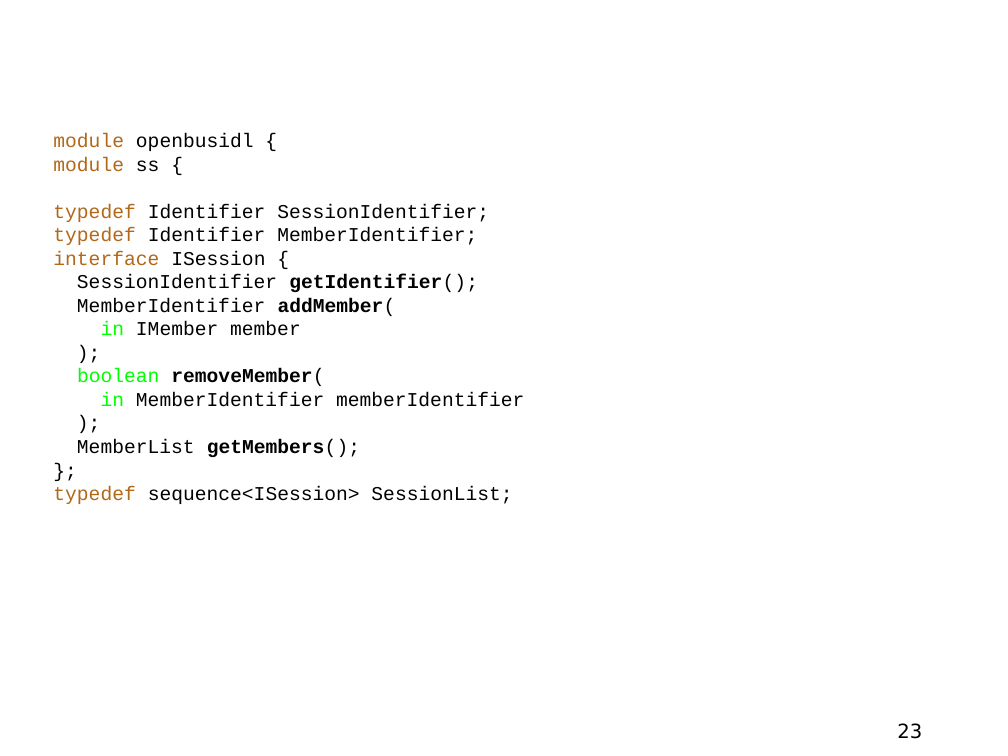
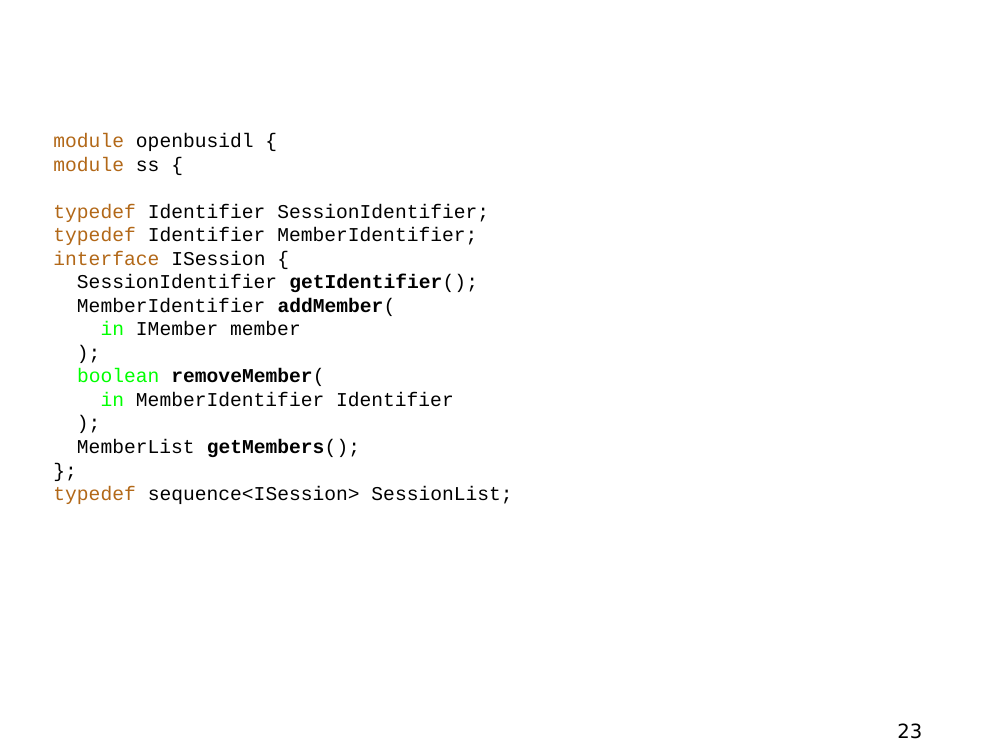
Before and after one commit to amadeubarbosa/openbus-core, a slide deck: slide 23 of docs/apresentacao/OpenBus_MWLab.ppt. Drawn at 1008x756 pixels with LibreOffice and Linux fonts; fonts in the diff are those of the drawing; background and template pictures are left out. Boxes give left, top, right and bottom in pixels: in the first picture for what was removed or moved away, otherwise in the second. Text is boxed around its words. In the diff, an @@ line names an element or a change of style, - is before the commit and + after.

Commit message:
* Removida uma colisão de nomes na IDL do Serviço de Sessão.

```diff
--- a/docs/apresentacao/OpenBus_MWLab.ppt
+++ b/docs/apresentacao/OpenBus_MWLab.ppt
@@ text at (101,392,454,407): text changed @@
-in MemberIdentifier memberIdentifier
+in MemberIdentifier Identifier
```
Also in this commit, not shown: 25 other slides changed, 2 other files.
